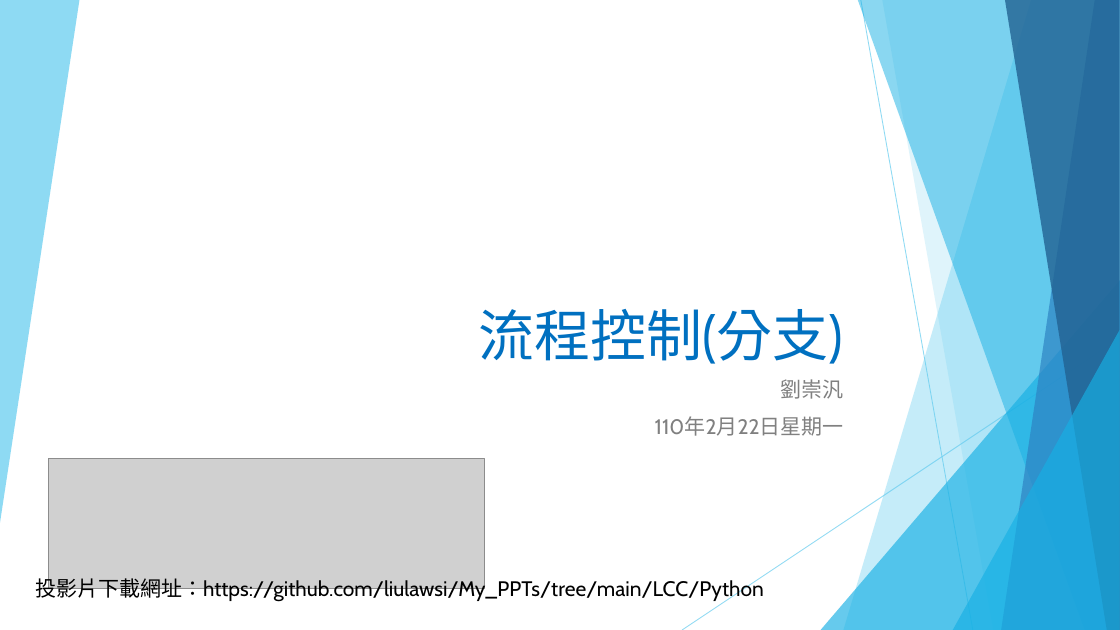
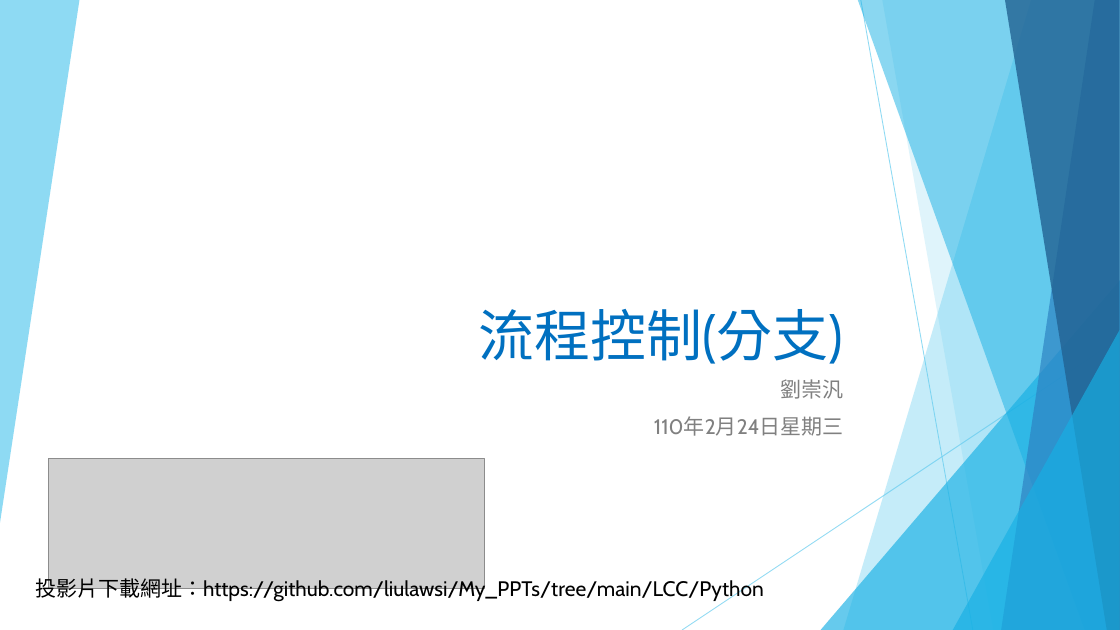
Before and after one commit to liulawsi/My_PPTs, a slide deck: slide 1 of LCC/Python/03_流程控制(分支).pptx. Drawn at 1120x630 pixels with LibreOffice and Linux fonts; fonts in the diff are those of the drawing; grey boxes stand for pictures. Boxes give left, top, right and bottom in pixels: in the first picture for what was removed or moved away, otherwise in the second. Text is boxed around its words. In the diff, an @@ line names an element or a change of style, - is before the commit and + after.

```diff
--- a/LCC/Python/03_流程控制(分支).pptx
+++ b/LCC/Python/03_流程控制(分支).pptx
@@ subtitle at [654, 416, 844, 436]: text changed @@
-110年2月22日星期一
+110年2月24日星期三
```
Also in this commit, not shown: 1 other slide changed, 3 other files.
